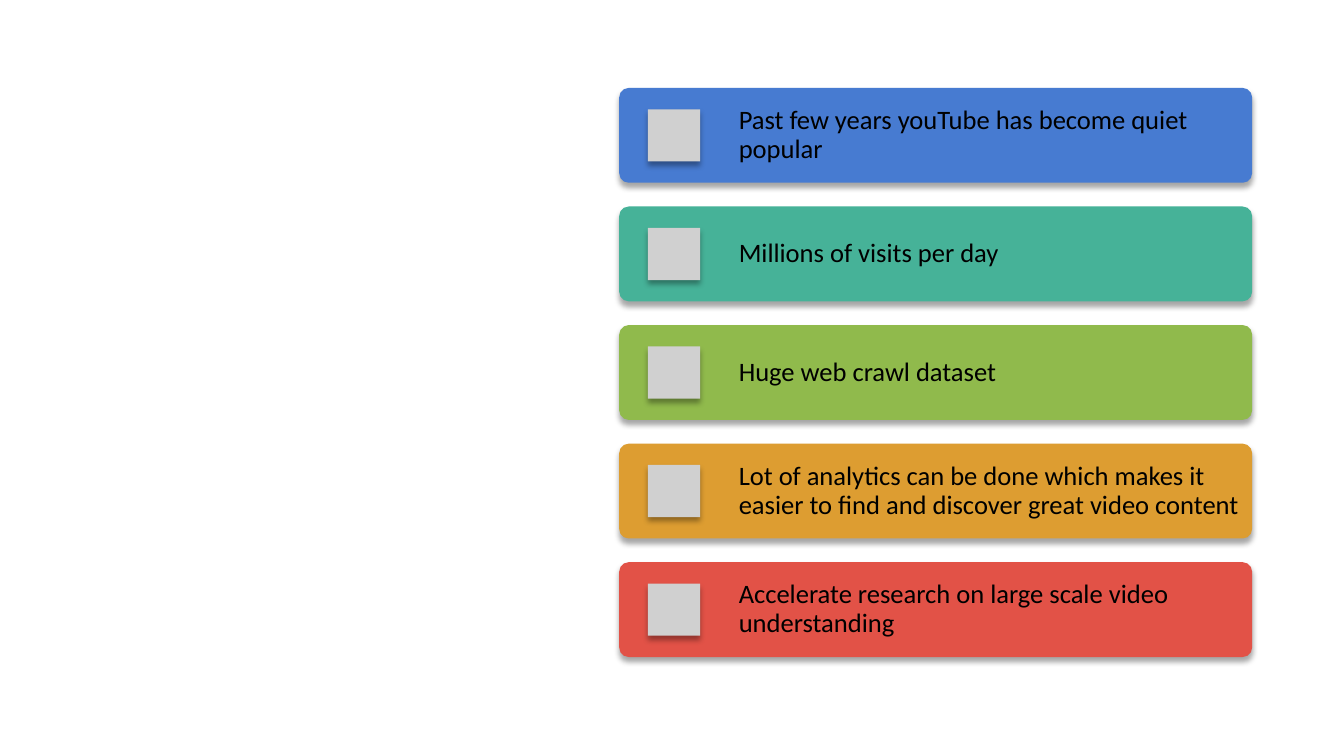
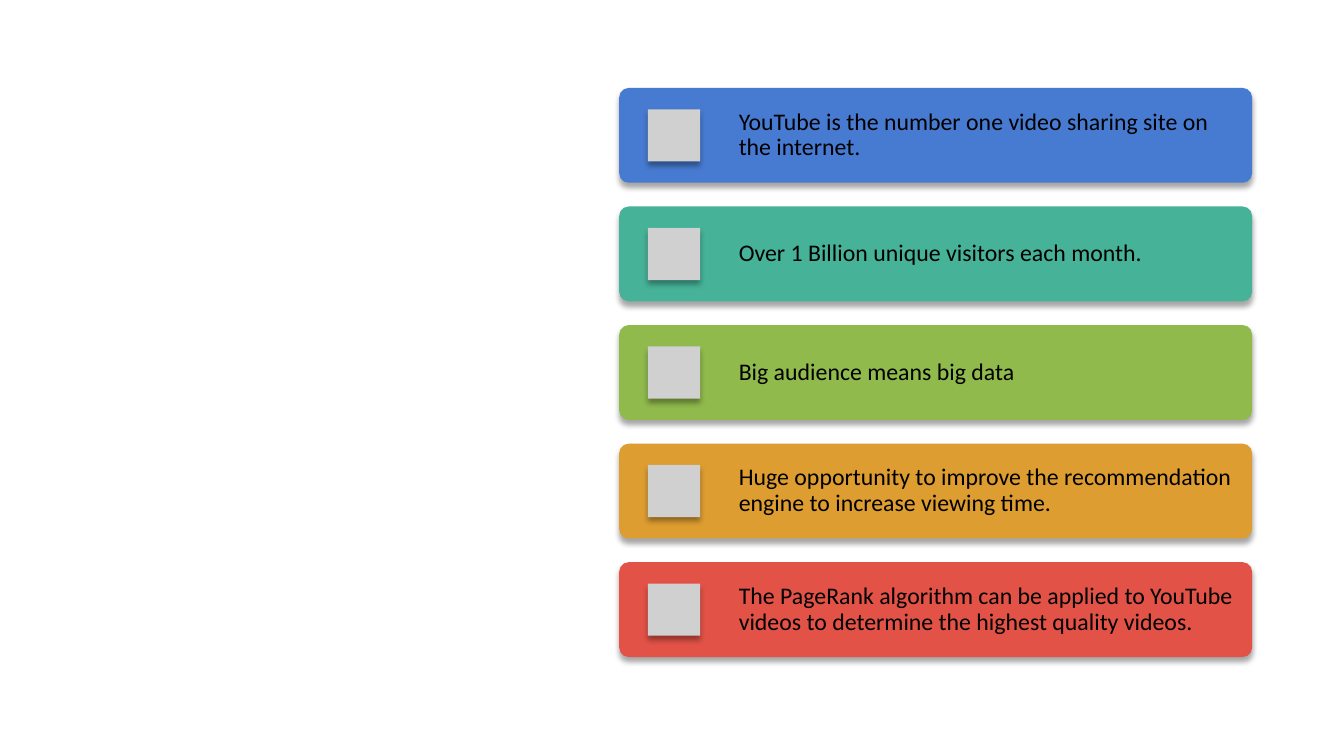
Before and after one commit to EvanGrill/CS436_Big_Data_Systems, a slide deck: slide 3 of doc/Bigdataproposal.pptx. Drawn at 1344x756 pixels with LibreOffice and Linux fonts; fonts in the diff are those of the drawing; grey boxes stand for pictures; background and template pictures are left out. Boxes give left, top, right and bottom in pixels: in the first picture for what was removed or moved away, otherwise in the second. Text is boxed around its words. In the diff, an @@ line names an element or a change of style, - is before the commit and + after.

```diff
--- a/doc/Bigdataproposal.pptx
+++ b/doc/Bigdataproposal.pptx
@@ text at [739, 113, 1208, 155]: text changed; size 19 to 17 pt @@
-Past few years youTube has become quiet popular
+YouTube is the number one video sharing site on the internet.
@@ text at [739, 244, 1141, 265]: text changed; size 19 to 17 pt @@
-Millions of visits per day
+Over 1 Billion unique visitors each month.
@@ text at [739, 363, 1014, 384]: text changed; size 19 to 17 pt @@
-Huge web crawl dataset
+Big audience means big data
@@ text at [739, 468, 1231, 515]: text changed; size 19 to 17 pt @@
-Lot of analytics can be done which makes it easier to find and discover great video content
+Huge opportunity to improve the recommendation engine to increase viewing time.
@@ text at [739, 587, 1232, 634]: text changed; size 19 to 17 pt @@
-Accelerate research on large scale video understanding
+The PageRank algorithm can be applied to YouTube videos to determine the highest quality videos.
```
Also in this commit, not shown: 1 other slide changed, 1 other file.
